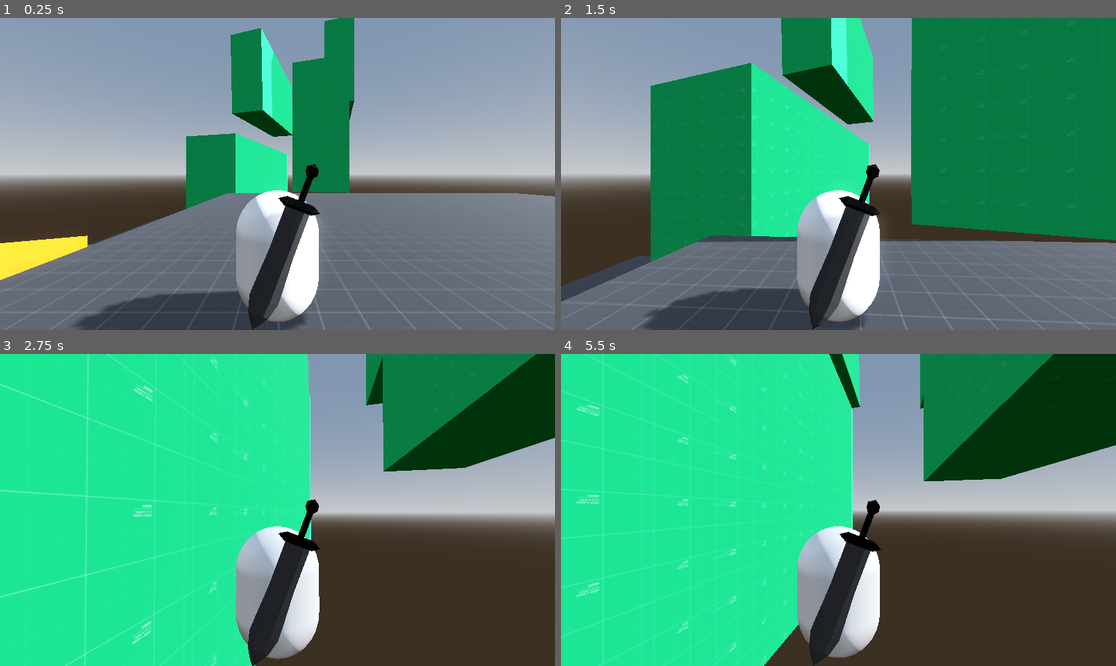
Above: before the commit, frames 1-4 (two rows, left to right).
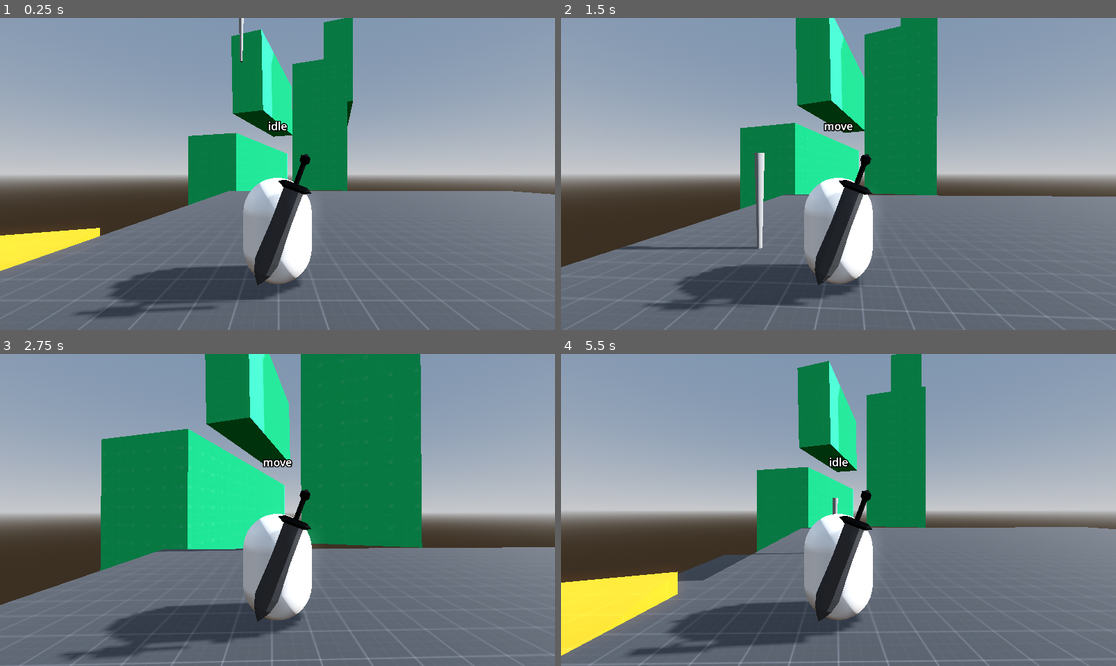
Above: after the commit, the same moments.

Repository: WarioGiant/3D-MV
Game: Godot game, scene res://world.tscn
Same seed, same stepped clock (60 frames per second), same inputs: the game is played once before the commit and once after it.
Inputs (mouse positions are in pixels of both pictures, inside the frame that each line leads up to):
- Up to frame 1 (0.25 s): no input
- Up to frame 2 (1.5 s): tap Enter (ui_accept) at 0.5 s; move the mouse to (866, 174) at 0.52 s; hold Shift (dash) 0.53-1.28 s; hold W (forward) from 0.53 s (still down); tap Space (jump) at 0.77, 1.07 s; right-click (866, 174) at 0.8 s; move the mouse to (810, 174) at 1.27 s; right-click (810, 174) at 1.35 s
- Up to frame 3 (2.75 s): keep holding W (forward); tap Space (jump) at 1.52, 1.82 s; tap Q (lock_on) at 1.55, 2.1 s; move the mouse to (288, 503) at 2.02 s; hold Space (jump) from 2.03 s (still down)
- Up to frame 4 (5.5 s): keep holding W (forward); move the mouse to (832, 516) at 2.77 s; release Space (jump) at 2.78 s; tap Space (jump) at 2.85, 3.02, 3.32, 3.77, 4.07, 4.52, 4.82, 5.3 s; tap Shift (dash) at 3.05, 4.35 s; move the mouse to (877, 513) at 3.52 s; hold Right mouse button (grab) 3.53-4.28 s; click (877, 513) at 3.6 s; move the mouse to (794, 506) at 4.27 s; tap Q (lock_on) at 4.55 s; move the mouse to (844, 510) at 5.02 s; hold Right mouse button (grab) from 5.03 s (still down)

The runs differ from the first frame. In frame 1, 11% of the frame differs, in the area x 0-100%, y 0-100%; in frame 2, 57%; in frame 3, 84%; in frame 4, 89%.

Commit message:
implement state machine to handle player logic

Diff:
--- a/camera_pivot.gd
+++ b/camera_pivot.gd
@@ -2,24 +2,24 @@
 
 var look_dir : Vector2
 @onready var camera_pitch := get_node("camera_pitch")
+@onready var camera := get_node("camera_pitch/camera_spring/camera")
 
 func _ready():
 	Input.mouse_mode = Input.MOUSE_MODE_CAPTURED
 
 func _input(event):
-	if not get_parent().locked:
-		if event is InputEventMouseMotion:
-			self.rotation.y += -event.relative.x * 0.001
-			camera_pitch.rotation.x += -event.relative.y * 0.001
-		look_dir = Input.get_vector("look_right", "look_left", "look_down", "look_up")
-		camera_pitch.rotation.x = clamp(camera_pitch.rotation.x, -PI/2 + 0.1, PI/2 - 0.1)
+	if event is InputEventMouseMotion:
+		self.rotation.y += -event.relative.x * 0.001
+		camera_pitch.rotation.x += -event.relative.y * 0.001
+	look_dir = Input.get_vector("look_right", "look_left", "look_down", "look_up")
+	camera_pitch.rotation.x = clamp(camera_pitch.rotation.x, -PI/2 + 0.1, PI/2 - 0.1)
 
 func _process(delta):
 	if Input.is_action_just_pressed("ui_cancel"):
 		Input.mouse_mode = Input.MOUSE_MODE_VISIBLE
 	if Input.is_action_just_pressed("ui_accept"):
 		Input.mouse_mode = Input.MOUSE_MODE_CAPTURED
-	if not get_parent().locked:
-		self.rotation.y += look_dir.x * 5 * delta
-		camera_pitch.rotation.x += look_dir.y * 5 * delta
-		camera_pitch.rotation.x = clamp(camera_pitch.rotation.x, -PI/2 + 0.1, PI/2 - 0.1)
+	self.rotation.y += look_dir.x * 5 * delta
+	camera_pitch.rotation.x += look_dir.y * 5 * delta
+	camera_pitch.rotation.x = clamp(camera_pitch.rotation.x, -PI/2 + 0.1, PI/2 - 0.1)
+	camera.look_at(global_position)
--- a/player.gd
+++ b/player.gd
@@ -1,160 +1,38 @@
-extends CharacterBody3D
+class_name Player extends CharacterBody3D
 
 var gravity := 30.
+var speed = 5.
 var dashes := 1
-var speed := 5.
-const max_lock_distance := 30.
 const jump_velocity := 9.
-
-var dash_charge_time := 0.
-var jump_timer := 0.
-var walking_time := 0.
 
 var direction := Vector3.ZERO
 var local_input_dir := Vector3.ZERO
-var target_node : Node3D
 
-var locked := false
-var grabbed := false
-var gliding := false
-var can_move := true
 
-@onready var body = get_node("body")
+@onready var body : Node3D = get_node("body")
 @onready var camera_yaw = get_node("camera_yaw")
 @onready var camera_pitch = get_node("camera_yaw/camera_pitch")
 @onready var camera = get_node("camera_yaw/camera_pitch/camera_spring/camera")
 
-func handle_camera(delta) -> void:
-#	if Input.is_action_just_pressed("lock_on"):
-#		locked = !locked
-#		if locked:
-#			var possible_targets := get_tree().get_nodes_in_group("lockable")
-#			var closest_target_distance = max_lock_distance
-#			for possible_target in possible_targets:
-#				var distance_to_possible_target = global_position.distance_to(possible_target.global_position)
-#				if distance_to_possible_target >= max_lock_distance:
-#					continue
-#				if distance_to_possible_target < closest_target_distance:
-#					closest_target_distance = distance_to_possible_target
-#					target_node = possible_target
-#			if target_node == camera_yaw:
-#				locked = false
-#	if locked:
-#		var locked_yaw = atan2((global_position.x - target_node.global_position.x), (global_position.z - target_node.global_position.z))
-#		var locked_pitch = lerp(-PI/3, 0.0, global_position.distance_to(target_node.global_position) / max_lock_distance)
-#		body.rotation.y = lerp_angle(body.rotation.y, locked_yaw + PI, delta * 12)
-#		camera_pitch.rotation.x = locked_pitch
-#		camera_yaw.rotation.y = lerp_angle(camera_yaw.rotation.y, locked_yaw, delta * 5)
-#		if global_position.distance_to(target_node.global_position) >= max_lock_distance: #Unlock if far away
-#			locked = false
-#			target_node = camera_yaw
-#	else: #Not locked
-	target_node = camera_yaw
-	if local_input_dir.length():
+func get_local_input_dir() -> Vector3:
+	var input_dir = Input.get_vector("left", "right", "forward", "backward")
+	local_input_dir = camera_yaw.transform.basis * Vector3(input_dir.x, 0, input_dir.y)
+	return local_input_dir
+
+func move(delta: float, speed: float) -> void:
+	direction = get_local_input_dir() * speed
+	velocity.x = lerp(velocity.x, direction.x, delta * 10)
+	velocity.z = lerp(velocity.z, direction.z, delta * 10)
+	if direction:
 		body.rotation.y = lerp_angle(body.rotation.y, atan2(local_input_dir.x, local_input_dir.z), delta * 12)
-	camera.look_at(target_node.global_position)
-
-func handle_sprinting(delta) -> void:
-	if Vector2(velocity.x, velocity.z).length() > 4.5:
-		walking_time += delta
-	if Vector2(velocity.x, velocity.z).length() < 0.001 and walking_time:
-		walking_time = 0
-	if walking_time >= 0.75:
-		speed = 9
-	else:
-		speed = 5
-
-func jump(delta) -> void:
-	if Input.is_action_just_pressed("jump"): #Queue jump
-		jump_timer = 0.33
-	if not Input.is_action_pressed("jump") and velocity.y > 0: #Stop moving up when releasing jump
-		velocity.y = 0
-	if jump_timer > 0:
-		jump_timer -= delta
-		jump_timer = max(jump_timer, 0)
-	if is_on_floor():
-		if (jump_timer and Input.is_action_pressed("jump")):
-			jump_timer = 0
-			velocity.y = jump_velocity
-
-func grab(delta) -> void:
-	if Input.is_action_pressed("grab") and is_on_wall_only():
-		dashes = 1
-		if not grabbed and velocity.y < 0:
-			velocity = Vector3.ZERO
-			direction = Vector3.ZERO
-			grabbed = true
-			gravity = 0.0
-			can_move = false
-		if Input.is_action_just_pressed("jump") and not dash_charge_time:
-			can_move = true
-			walking_time = 1.0
-			velocity = get_wall_normal() * 27
-			velocity.y = jump_velocity * 1.5
-			gravity = 30.0
-			grabbed = false
-	else:
-		can_move = true
-		grabbed = false
-		gravity = 30.0
-
-func dash(delta) -> void:
-	if is_on_floor() and not dashes:
-		dashes = 1
-	if Input.is_action_pressed("dash") and dashes:
-		dash_charge_time += delta
-		can_move = false
-		walking_time = 0
-		direction = Vector3.ZERO
-		velocity.y = 0
-		velocity = lerp(velocity, Vector3.ZERO, delta * 5)
-	elif dash_charge_time and dashes:
-		dash_charge_time = 0
-		dashes -= 1
-		velocity = local_input_dir * 135
-		if velocity.length():
-			walking_time = 1.0
-		can_move = true
-		gravity = 30.
 
 func _process(delta) -> void:
 	if Input.is_action_just_pressed("attack"):
 		$AnimationPlayer.play("attack1")
 		$AnimationPlayer.queue("RESET")
-	handle_camera(delta)
+	body.rotation.y = wrapf(body.rotation.y, 0, 2 * PI)
 
 func _physics_process(delta) -> void:
-	#Fall
-	if not is_on_floor():
-		if gliding:
-			velocity.y -= 1 * delta
-			velocity.y = max(velocity.y, -5)
-		else:
-			velocity.y -= gravity * delta
-			if velocity.y <= 0:
-				velocity.y -= gravity * delta * 2
-
-	#Handle movement input and set direction
-	var input_dir = Input.get_vector("left", "right", "forward", "backward").normalized()
-	local_input_dir = camera_yaw.transform.basis * Vector3(input_dir.x, 0, input_dir.y)
-	if can_move:
-		direction = local_input_dir * speed
-
-	#Glide
-	if (is_on_floor() or grabbed) or (Input.is_action_just_pressed("glide") and gliding):
-		gliding = false
-	elif Input.is_action_just_pressed("glide"):
-		gliding = true
-
-	velocity.x = lerp(velocity.x, direction.x, delta * 10)
-	velocity.z = lerp(velocity.z, direction.z, delta * 10)
-
-	jump(delta)
-	grab(delta)
-	dash(delta)
-	handle_sprinting(delta)
-
-
 	move_and_slide()
 
 func _on_area_3d_body_entered(_body):
--- a/player.tscn
+++ b/player.tscn
@@ -1,15 +1,25 @@
-[gd_scene load_steps=15 format=3 uid="uid://bs4ox7gbek6qi"]
+[gd_scene load_steps=21 format=3 uid="uid://2ckfexr35h1r"]
 
 [ext_resource type="Script" path="res://player.gd" id="1_mmyit"]
 [ext_resource type="Script" path="res://camera_pivot.gd" id="2_cv52i"]
-[ext_resource type="ArrayMesh" uid="uid://dhfdit2btrrc5" path="res://character/sword.obj" id="3_chrry"]
+[ext_resource type="ArrayMesh" uid="uid://dhfdit2btrrc5" path="res://player/sword.obj" id="4_5f7o6"]
 [ext_resource type="Texture2D" uid="uid://b1hs584rdrvqk" path="res://shadow.png" id="4_atcrk"]
+[ext_resource type="Script" path="res://player/state_manager.gd" id="5_esapv"]
+[ext_resource type="Script" path="res://player/states/idle.gd" id="6_v2oki"]
+[ext_resource type="Script" path="res://player/states/move.gd" id="7_wtskf"]
+[ext_resource type="Script" path="res://player/states/fall.gd" id="8_okeh8"]
+[ext_resource type="Script" path="res://player/states/dash.gd" id="9_fa7w0"]
+[ext_resource type="Script" path="res://player/states/grab.gd" id="10_6t13t"]
+[ext_resource type="Script" path="res://player/states/jump.gd" id="11_k2tja"]
 
 [sub_resource type="CapsuleShape3D" id="CapsuleShape3D_0iu8o"]
 height = 1.5
 
 [sub_resource type="SphereShape3D" id="SphereShape3D_74tt8"]
 radius = 0.2
+
+[sub_resource type="CylinderShape3D" id="CylinderShape3D_yxpm0"]
+height = 0.05
 
 [sub_resource type="BoxShape3D" id="BoxShape3D_ihels"]
 size = Vector3(0.6, 1.5, 0.2)
@@ -21,11 +31,6 @@
 
 [sub_resource type="CapsuleMesh" id="CapsuleMesh_himp0"]
 height = 1.5
-
-[sub_resource type="SphereShape3D" id="SphereShape3D_wex2v"]
-
-[sub_resource type="BoxMesh" id="BoxMesh_j5dd4"]
-size = Vector3(5, 1, 5)
 
 [sub_resource type="Animation" id="Animation_63eq5"]
 length = 0.001
@@ -99,18 +104,34 @@
 shape = SubResource("CapsuleShape3D_0iu8o")
 
 [node name="camera_yaw" type="Node3D" parent="."]
-transform = Transform3D(-1, 0, -8.74228e-08, 0, 1, 0, 8.74228e-08, 0, -1, 0, 1.70236, 0)
+transform = Transform3D(-1, 0, -8.74228e-08, 0, 1, 0, 8.74228e-08, 0, -1, 0, 1.55551, 0)
 script = ExtResource("2_cv52i")
 
 [node name="camera_pitch" type="Node3D" parent="camera_yaw"]
 
 [node name="camera_spring" type="SpringArm3D" parent="camera_yaw/camera_pitch"]
 shape = SubResource("SphereShape3D_74tt8")
-spring_length = 2.5
+spring_length = 3.0
 
 [node name="camera" type="Camera3D" parent="camera_yaw/camera_pitch/camera_spring"]
 transform = Transform3D(1, 0, 0, 0, 1, 0, 0, 0, 1, -2.6175e-07, 0, 2.99407)
 size = 10.0
+
+[node name="shadow_spring" type="SpringArm3D" parent="."]
+transform = Transform3D(1, 0, 0, 0, -4.37114e-08, -1, 0, 1, -4.37114e-08, 0, 0, 0)
+shape = SubResource("CylinderShape3D_yxpm0")
+spring_length = 30.0
+
+[node name="shadow" type="Decal" parent="shadow_spring"]
+transform = Transform3D(1, 0, 0, 0, -4.37114e-08, 1, 0, -1, -4.37114e-08, 0, 7.44322e-08, 1.70281)
+size = Vector3(1.2, 2.5, 1.2)
+texture_albedo = ExtResource("4_atcrk")
+upper_fade = 0.643064
+lower_fade = 0.194841
+distance_fade_enabled = true
+distance_fade_begin = 25.0
+distance_fade_length = 5.0
+cull_mask = 1048573
 
 [node name="body" type="Node3D" parent="."]
 
@@ -119,7 +140,7 @@
 
 [node name="mesh" type="MeshInstance3D" parent="body/sword"]
 layers = 2
-mesh = ExtResource("3_chrry")
+mesh = ExtResource("4_5f7o6")
 
 [node name="collision" type="CollisionShape3D" parent="body/sword"]
 transform = Transform3D(1, 2.98023e-08, 6.70552e-08, -8.9407e-08, 1, 5.96046e-08, 8.19564e-08, -1.19209e-07, 1, -8.9407e-08, 0.91776, -5.96046e-08)
@@ -134,28 +155,6 @@
 mesh = SubResource("CapsuleMesh_himp0")
 skeleton = NodePath("../../..")
 
-[node name="shadow_spring" type="SpringArm3D" parent="body"]
-transform = Transform3D(1, 0, 0, 0, -4.37114e-08, -1, 0, 1, -4.37114e-08, 0, 0, 0)
-shape = SubResource("SphereShape3D_wex2v")
-spring_length = 30.0
-
-[node name="MeshInstance3D" type="MeshInstance3D" parent="body/shadow_spring"]
-transform = Transform3D(1, 0, 0, 0, -0.584505, 0.81139, 0, -0.81139, -0.584505, 0, -0.125451, 1.02847)
-visible = false
-mesh = SubResource("BoxMesh_j5dd4")
-skeleton = NodePath("../shadow")
-
-[node name="shadow" type="Decal" parent="body/shadow_spring"]
-transform = Transform3D(1, 0, 0, 0, -4.37114e-08, 1, 0, -1, -4.37114e-08, 0, 0, 0)
-size = Vector3(1.2, 2, 1.2)
-texture_albedo = ExtResource("4_atcrk")
-upper_fade = 0.643064
-lower_fade = 0.194841
-distance_fade_enabled = true
-distance_fade_begin = 25.0
-distance_fade_length = 5.0
-cull_mask = 1048573
-
 [node name="label" type="Label3D" parent="."]
 transform = Transform3D(1, 0, 0, 0, 1, 0, 0, 0, 1, 0, 2.26403, 0)
 billboard = 1
@@ -164,3 +163,24 @@
 libraries = {
 "": SubResource("AnimationLibrary_rxdxc")
 }
+
+[node name="state_manager" type="Node" parent="."]
+script = ExtResource("5_esapv")
+
+[node name="idle" type="Node" parent="state_manager"]
+script = ExtResource("6_v2oki")
+
+[node name="move" type="Node" parent="state_manager"]
+script = ExtResource("7_wtskf")
+
+[node name="fall" type="Node" parent="state_manager"]
+script = ExtResource("8_okeh8")
+
+[node name="dash" type="Node" parent="state_manager"]
+script = ExtResource("9_fa7w0")
+
+[node name="grab" type="Node" parent="state_manager"]
+script = ExtResource("10_6t13t")
+
+[node name="jump" type="Node" parent="state_manager"]
+script = ExtResource("11_k2tja")
--- /dev/null
+++ b/player/state_manager.gd
@@ -0,0 +1,30 @@
+extends Node
+
+@onready var player = get_parent()
+@onready var states = {
+	BaseState.State.Idle: $idle,
+	BaseState.State.Move: $move,
+	BaseState.State.Fall: $fall,
+	BaseState.State.Dash: $dash,
+	BaseState.State.Grab: $grab,
+	BaseState.State.Jump: $jump,
+}
+
+var current_state_node : BaseState
+
+func change_state(state: int):
+	if current_state_node:
+		current_state_node.exit()
+	current_state_node = states[state]
+	player.get_node("label").text = current_state_node.name
+	current_state_node.enter()
+
+func _ready() -> void:
+	for child in get_children():
+		child.player = player
+	change_state(BaseState.State.Idle)
+
+func _physics_process(delta: float) -> void:
+	var new_state : int = current_state_node.loop(delta)
+	if new_state:
+		change_state(new_state)
--- /dev/null
+++ b/player/states/BaseState.gd
@@ -0,0 +1,23 @@
+class_name BaseState extends Node
+
+var player : Player
+
+enum State {
+	Null,
+	Idle,
+	Move,
+	Fall,
+	Dash,
+	Grab,
+	Jump,
+}
+
+
+func enter() -> void:
+	pass
+
+func exit() -> void:
+	pass
+
+func loop(delta: float) -> int:
+	return State.Null
--- /dev/null
+++ b/player/states/dash.gd
@@ -0,0 +1,16 @@
+#Dash
+extends BaseState
+
+func enter() -> void:
+	player.velocity.y = 0
+
+func loop(delta: float) -> int:
+	player.velocity = lerp(player.velocity, Vector3.ZERO, delta * 10)
+	var input_angle := Vector2(player.get_local_input_dir().z, player.get_local_input_dir().x).angle()
+	player.body.rotation.y = lerp_angle(player.body.rotation.y, input_angle, delta * 10)
+
+	#State Logic
+	if Input.is_action_just_released("dash"):
+		player.velocity = player.get_local_input_dir() * 135
+		return State.Move
+	return State.Null
--- /dev/null
+++ b/player/states/fall.gd
@@ -0,0 +1,35 @@
+#Fall
+extends BaseState
+
+var jump_time := 0.
+
+func loop(delta: float) -> int:
+
+	player.move(delta, player.speed)
+
+	#Gravity
+	player.velocity.y -= player.gravity * delta
+	if player.velocity.y < 0:
+		player.velocity.y -= player.gravity * delta * 2
+
+	#Stop ascent when releasing jump
+	if not Input.is_action_pressed("jump") and player.velocity.y > 0:
+		player.velocity.y = 0
+
+	#Coyote Time
+	if jump_time:
+		jump_time -= delta
+		jump_time = max(jump_time, 0)
+	if Input.is_action_just_pressed("jump"):
+		jump_time = 0.2
+
+	#State Logic
+	if player.is_on_floor():
+		if jump_time and Input.is_action_pressed("jump"):
+			return State.Jump
+		return State.Idle
+	if Input.is_action_pressed("grab") and player.velocity.y < 0 and player.is_on_wall_only():
+		return State.Grab
+	if Input.is_action_just_pressed("dash"):
+		return State.Dash
+	return State.Null
--- /dev/null
+++ b/player/states/grab.gd
@@ -0,0 +1,23 @@
+#Grab
+extends BaseState
+
+var grab_angle := 0.
+
+func enter() -> void:
+	player.velocity = Vector3.ZERO
+	grab_angle = Vector2(player.get_wall_normal().z, player.get_wall_normal().x).angle() + PI
+
+func loop(delta: float) -> int:
+	player.body.rotation.y = lerp_angle(player.body.rotation.y, grab_angle, delta * 15)
+
+	#State Logic
+	if Input.is_action_just_pressed("dash"):
+		return State.Dash
+	if Input.is_action_just_pressed("jump"):
+		player.velocity = player.get_wall_normal() * 27
+		player.velocity.y = player.jump_velocity * 1.5
+		player.speed = 9.
+		return State.Fall
+	if Input.is_action_just_released("grab"):
+		return State.Fall
+	return State.Null
--- /dev/null
+++ b/player/states/idle.gd
@@ -0,0 +1,19 @@
+#Idle
+extends BaseState
+
+func loop(delta: float) -> int:
+	#State Logic
+	if Input.is_action_just_pressed("jump"):
+		return State.Jump
+	if Input.get_vector("left", "right", "forward", "backward").length():
+		return State.Move
+	if not player.is_on_floor():
+		return State.Fall
+	if Input.is_action_just_pressed("dash"):
+		return State.Dash
+
+	if player.velocity.length() > 0:
+		player.velocity = Vector3.ZERO
+	if player.speed > 5:
+		player.speed = 5.
+	return State.Null
--- /dev/null
+++ b/player/states/jump.gd
@@ -0,0 +1,6 @@
+#Jump
+extends BaseState
+
+func loop(delta: float) -> int:
+	player.velocity.y = player.jump_velocity
+	return State.Fall
--- /dev/null
+++ b/player/states/move.gd
@@ -0,0 +1,27 @@
+#Move
+extends BaseState
+
+var local_input_dir := Vector3.ZERO
+var walking_time := 0.
+
+func enter():
+	walking_time = 0.
+
+func loop(delta: float) -> int:
+	walking_time += delta
+	if walking_time > 0.75:
+		player.speed = 9.
+	player.move(delta, player.speed)
+
+
+	#State Logic
+	if Input.is_action_just_pressed("jump"):
+		return State.Jump
+	if not player.is_on_floor():
+		return State.Fall
+	if player.velocity.length() < 0.001:
+		return State.Idle
+	if Input.is_action_just_pressed("dash"):
+		return State.Dash
+
+	return State.Null
--- a/world.tscn
+++ b/world.tscn
@@ -33,6 +33,13 @@
 uv1_triplanar = true
 
 [sub_resource type="WorldBoundaryShape3D" id="WorldBoundaryShape3D_tajc2"]
+
+[sub_resource type="CylinderShape3D" id="CylinderShape3D_ydd4b"]
+radius = 0.1
+
+[sub_resource type="CylinderMesh" id="CylinderMesh_qqauh"]
+top_radius = 0.1
+bottom_radius = 0.05
 
 [node name="world" type="Node3D"]
 
@@ -134,14 +141,24 @@
 transform = Transform3D(-0.0126664, -0.609387, -0.792771, 0.208343, 0.773826, -0.598153, 0.977974, -0.172744, 0.11716, 20.7939, 24.6178, -14.6331)
 size = Vector3(5.28627, 0.585753, 17.9887)
 
-[node name="Area3D" type="Area3D" parent="."]
+[node name="boundary" type="Area3D" parent="."]
 collision_layer = 0
 collision_mask = 3
 
-[node name="CollisionShape3D" type="CollisionShape3D" parent="Area3D"]
+[node name="collision" type="CollisionShape3D" parent="boundary"]
 shape = SubResource("WorldBoundaryShape3D_tajc2")
 
-[node name="hinge" type="Node3D" parent="."]
-transform = Transform3D(1, 0, 0, 0, 1, 0, 0, 0, 1, -8.96167, 41.6337, 0)
+[node name="RigidBody3D" type="RigidBody3D" parent="."]
+transform = Transform3D(1, 0, 0, 0, -4.37114e-08, -1, 0, 1, -4.37114e-08, 0, 38.1784, 5.34157)
+collision_layer = 5
+collision_mask = 5
 
-[connection signal="body_entered" from="Area3D" to="player" method="_on_area_3d_body_entered"]
+[node name="CollisionShape3D" type="CollisionShape3D" parent="RigidBody3D"]
+transform = Transform3D(1, 0, 0, 0, -4.37114e-08, -1, 0, 1, -4.37114e-08, 0, 0, 0)
+shape = SubResource("CylinderShape3D_ydd4b")
+
+[node name="MeshInstance3D" type="MeshInstance3D" parent="RigidBody3D"]
+transform = Transform3D(1, 0, 0, 0, -4.37114e-08, 1, 0, -1, -4.37114e-08, 0, 0, 0)
+mesh = SubResource("CylinderMesh_qqauh")
+
+[connection signal="body_entered" from="boundary" to="player" method="_on_area_3d_body_entered"]
Not shown, removed: character/sword.obj.import
Not shown, changed: export_presets.cfg
Renamed: character/sword.mtl -> player/sword.mtl
Renamed: character/sword.obj -> player/sword.obj
Not shown, added: player/sword.obj.import
Not shown, added: playercode.txt
Not shown: 1 places in world.tscn that only renumber resources
